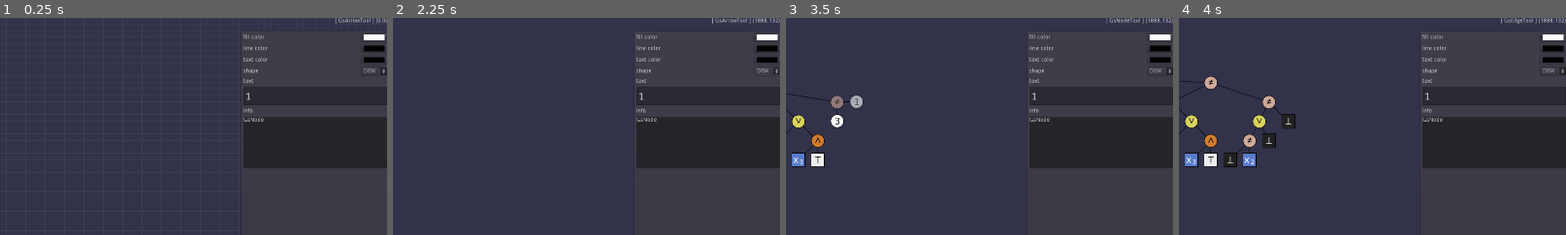
Above: before the commit, frames 1-4 (left to right).
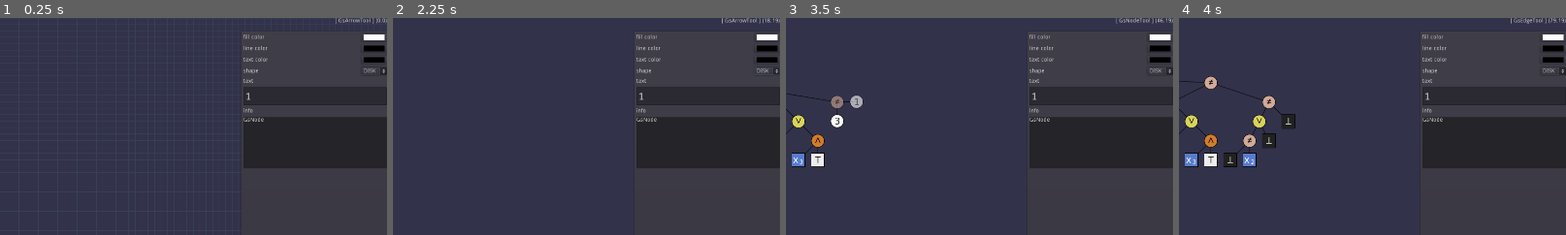
Above: after the commit, the same moments.

Repository: tangentstorm/fnarbmlyx
Game: Godot game, scene res://gslib/GsApp.tscn
The game is run twice, just before and just after one commit, with the same random seed, the same clock (stepped at 60 frames per second) and the same inputs.
Inputs:
- Up to frame 1 (0.25 s): no input
- Up to frame 2 (2.25 s): click "Grid" at 0.5 s; click "DISK" at 1.25 s; click "" at 2 s
- Up to frame 3 (3.5 s): click "" at 2.75 s
- Up to frame 4 (4 s): click "" at 3.5 s
The pictures show only the part of the screen within x 50-100%, y 0-50%; the shares and areas given below are measured in that part.

The runs differ from the first frame. In frame 1, less than 0.1% of the frame differs, in the area x 88-96%, y 0-3%; in frame 2, 0.2%, in the area x 82-100%, y 0-3%; in frame 3, 0.2%; in frame 4, 0.2%.

Commit message:
zoom with mouse wheel

Diff:
--- a/gslib/GsApp.gd
+++ b/gslib/GsApp.gd
@@ -1,4 +1,4 @@
-class_name GsApp extends ColorRect
+class_name GsApp extends Control
 func get_class_name(): return "GsApp"
 
 var ignore_mouse  : int = 0
@@ -13,6 +13,7 @@
 func _ready():
 	GsLib.app = self
 	self.current_fill_color = current_fill_color
+	GsLib.camera.connect('camera_changed', $bg/grid, '_on_camera_changed')
 
 func _clear_selection():
 	for c in GsLib.sketch.get_children():
@@ -36,11 +37,6 @@
 		_set_fill_color(fill, true, false)
 	if nodes.size() == 1:
 		$ui/inspector.set_item(nodes[0])
-
-func _input(e):
-	if e is InputEventMouse and not ignore_mouse:
-		if $ui/toolbar.get_rect().has_point(e.position): pass
-		else: $mouse.handle(e)
 
 func _on_load_pressed():
 	$ui/FileDialog.current_dir = 'user://'
--- a/gslib/GsApp.tscn
+++ b/gslib/GsApp.tscn
@@ -19,34 +19,33 @@
 [ext_resource path="res://gslib/GsGroup.gd" type="Script" id=17]
 [ext_resource path="res://gslib/GsApp.gd" type="Script" id=18]
 [ext_resource path="res://fonts/noto-font.tres" type="DynamicFont" id=19]
+[ext_resource path="res://gslib/GsCanvas.gd" type="Script" id=20]
+[ext_resource path="res://gslib/GsCamera.gd" type="Script" id=21]
 
 [sub_resource type="ButtonGroup" id=1]
 
-[node name="app" type="ColorRect"]
+[node name="app" type="Control"]
 anchor_right = 1.0
 anchor_bottom = 1.0
 mouse_filter = 2
+script = ExtResource( 18 )
+__meta__ = {
+"_edit_lock_": true
+}
+
+[node name="bg" type="CanvasLayer" parent="."]
+layer = -1
+
+[node name="canvas" type="ColorRect" parent="bg"]
+anchor_right = 1.0
+anchor_bottom = 1.0
 color = Color( 0.2, 0.2, 0.298039, 1 )
-script = ExtResource( 18 )
-__meta__ = {
-"_edit_lock_": true,
-"_edit_use_anchors_": false
-}
-
-[node name="grid" type="Control" parent="."]
-anchor_right = 1.0
-anchor_bottom = 1.0
-margin_left = 1.0
-margin_right = 1.0
-mouse_filter = 2
-script = ExtResource( 1 )
-__meta__ = {
-"_edit_lock_": true,
-"_edit_use_anchors_": false
-}
-color = Color( 0.227451, 0.266667, 0.333333, 1 )
-
-[node name="mouse" type="Label" parent="."]
+script = ExtResource( 20 )
+__meta__ = {
+"_edit_use_anchors_": false
+}
+
+[node name="mouse" type="Label" parent="bg"]
 anchor_right = 1.0
 anchor_bottom = 1.0
 mouse_filter = 0
@@ -56,8 +55,29 @@
 "_edit_use_anchors_": false
 }
 
-[node name="tool" type="Node" parent="mouse"]
+[node name="tool" type="Node" parent="bg/mouse"]
 script = ExtResource( 6 )
+
+[node name="grid" type="Control" parent="bg"]
+anchor_right = 1.0
+anchor_bottom = 1.0
+mouse_filter = 2
+script = ExtResource( 1 )
+__meta__ = {
+"_edit_lock_": true,
+"_edit_use_anchors_": false
+}
+color = Color( 0.227451, 0.266667, 0.333333, 1 )
+
+[node name="camera" type="Camera2D" parent="."]
+anchor_mode = 0
+current = true
+editor_draw_limits = true
+editor_draw_drag_margin = true
+script = ExtResource( 21 )
+__meta__ = {
+"_edit_lock_": true
+}
 
 [node name="sketch" type="Control" parent="."]
 anchor_right = 1.0
@@ -216,13 +236,6 @@
 "_edit_use_anchors_": false
 }
 
-[node name="camera" type="Camera2D" parent="."]
-position = Vector2( 960, 540 )
-current = true
-__meta__ = {
-"_edit_lock_": true
-}
-
 [node name="ui" type="CanvasLayer" parent="."]
 
 [node name="inspector" type="PanelContainer" parent="ui"]
@@ -340,6 +353,7 @@
 margin_bottom = 178.0
 size_flags_horizontal = 3
 custom_fonts/font = ExtResource( 19 )
+caret_blink = true
 __meta__ = {
 "_edit_use_anchors_": false
 }
@@ -590,9 +604,8 @@
 [connection signal="text_changed" from="ui/inspector/vbox/text" to="ui/inspector" method="_on_text_changed"]
 [connection signal="about_to_show" from="ui/context_menu" to="." method="_on_context_menu_about_to_show"]
 [connection signal="id_pressed" from="ui/context_menu" to="." method="_on_context_menu_id_pressed"]
-[connection signal="index_pressed" from="ui/context_menu" to="." method="_on_context_menu_index_pressed"]
 [connection signal="popup_hide" from="ui/context_menu" to="." method="_on_context_menu_popup_hide"]
-[connection signal="toggled" from="ui/toolbar/hbox/grid" to="grid" method="_on_grid_toggled"]
+[connection signal="toggled" from="ui/toolbar/hbox/grid" to="bg/grid" method="_on_grid_toggled"]
 [connection signal="pressed" from="ui/toolbar/hbox/clear" to="." method="_on_clear_pressed"]
 [connection signal="pressed" from="ui/toolbar/hbox/load" to="." method="_on_load_pressed"]
 [connection signal="pressed" from="ui/toolbar/hbox/save" to="." method="_on_save_pressed"]
--- /dev/null
+++ b/gslib/GsCamera.gd
@@ -0,0 +1,17 @@
+class_name GsCamera extends Camera2D
+func get_class_name(): return 'GsCamera'
+
+signal camera_changed(new_zoom, new_offset)
+
+func _ready():
+	GsLib.camera = self
+
+func screen_to_world(xy:Vector2)->Vector2:
+	return (xy * zoom) + offset + position
+
+func zoom_at(xy, dzoom):
+	# print('zoom_at(xy:', xy, ', dzoom:', dzoom, ') offset:', offset, ' position: ', position)
+	position += xy * zoom
+	zoom = Vector2.ONE * max(0.1, zoom.x + dzoom)
+	position -= xy * zoom
+	emit_signal('camera_changed', zoom, offset)
--- /dev/null
+++ b/gslib/GsCanvas.gd
@@ -0,0 +1,5 @@
+extends ColorRect
+
+func _input(e):
+	if e is InputEventMouse and not GsLib.app.ignore_mouse:
+		GsLib.mouse.handle(e)
--- a/gslib/GsGrid.gd
+++ b/gslib/GsGrid.gd
@@ -14,7 +14,14 @@
 func _set_snap(v):
 	snap = v
 
+func _on_camera_changed(zoom, offset):
+	update()
+
 func _draw():
+	var c = GsLib.camera
+	var z = Vector2(1/c.zoom.x, 1/c.zoom.y)
+	draw_set_transform(-(c.position+c.offset)*z, 0.0, z)
+
 	var p0 = Vector2.ZERO
 	var p1 = Vector2(rect_size.x, 0)
 	var dp = Vector2.DOWN * spacing.y
--- a/gslib/GsLib.gd
+++ b/gslib/GsLib.gd
@@ -3,6 +3,7 @@
 
 var app : GsApp
 var mouse : GsMouse
+var camera : GsCamera
 var sketch : GsSketch
 
 func add_group(xy, wh)->GsGroup:
--- a/gslib/GsMouse.gd
+++ b/gslib/GsMouse.gd
@@ -1,7 +1,7 @@
 class_name GsMouse extends Label
 func get_class_name(): return "GsMouse"
 
-export var grid_path : NodePath = '/root/app/grid'
+export var grid_path : NodePath = '/root/app/bg/grid'
 export var selectangle_path : NodePath = '/root/app/selectangle'
 export var selection_path : NodePath = '/root/app/selection'
 
@@ -35,15 +35,20 @@
 
 
 func handle(e:InputEventMouse):
+	var o = e.position;
+	var c = GsLib.camera
+	var p = c.screen_to_world(o)
 	if current_grid and current_grid.snap:
-		e.position -= e.position.posmodv(current_grid.spacing)
-	dxy = e.position - position
-	position = e.position
+		p -= p.posmodv(current_grid.spacing)
+	dxy = p - position
+	position = p
 	if e is InputEventMouseButton:
 		if e.pressed:
 			match e.button_index:
 				BUTTON_LEFT: origin = position
 				BUTTON_RIGHT: context_menu(position)
+				BUTTON_WHEEL_UP: GsLib.camera.zoom_at(o, -0.1)
+				BUTTON_WHEEL_DOWN: GsLib.camera.zoom_at(o, 0.1)
 		elif dragging:
 			dragging = false
 			current_tool._drag_end(self)
--- a/project.godot
+++ b/project.godot
@@ -29,7 +29,7 @@
 "language": "GDScript",
 "path": "res://Circle.gd"
 }, {
-"base": "ColorRect",
+"base": "Control",
 "class": "GsApp",
 "language": "GDScript",
 "path": "res://gslib/GsApp.gd"
@@ -43,6 +43,11 @@
 "class": "GsBase",
 "language": "GDScript",
 "path": "res://gslib/GsBase.gd"
+}, {
+"base": "Camera2D",
+"class": "GsCamera",
+"language": "GDScript",
+"path": "res://gslib/GsCamera.gd"
 }, {
 "base": "GsBase",
 "class": "GsCurve",
@@ -142,6 +147,7 @@
 "GsApp": "",
 "GsArrowTool": "",
 "GsBase": "",
+"GsCamera": "",
 "GsCurve": "",
 "GsDragHelper": "",
 "GsEdge": "",
Not shown: 1 places in gslib/GsApp.tscn that only renumber resources
